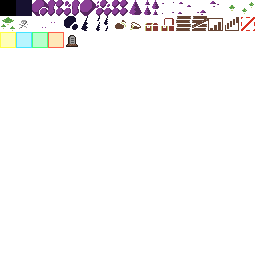
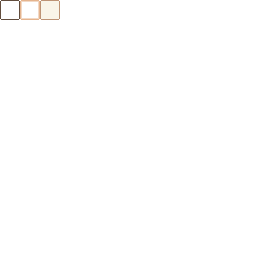
Layered file, before and after one edit (256x256). Changes by layer:
showed "ui", painted on it over [left=0, top=0, right=60, bottom=20]
hid "tiles" over [left=0, top=0, right=255, bottom=48]
